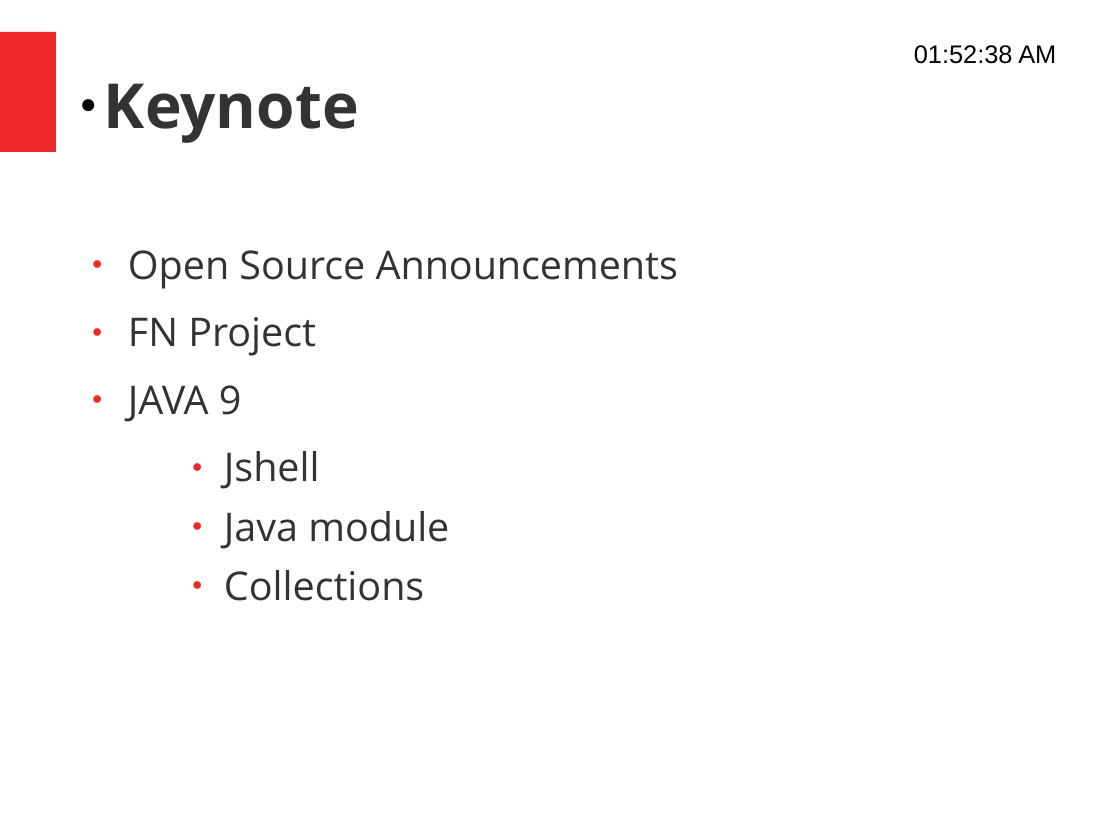
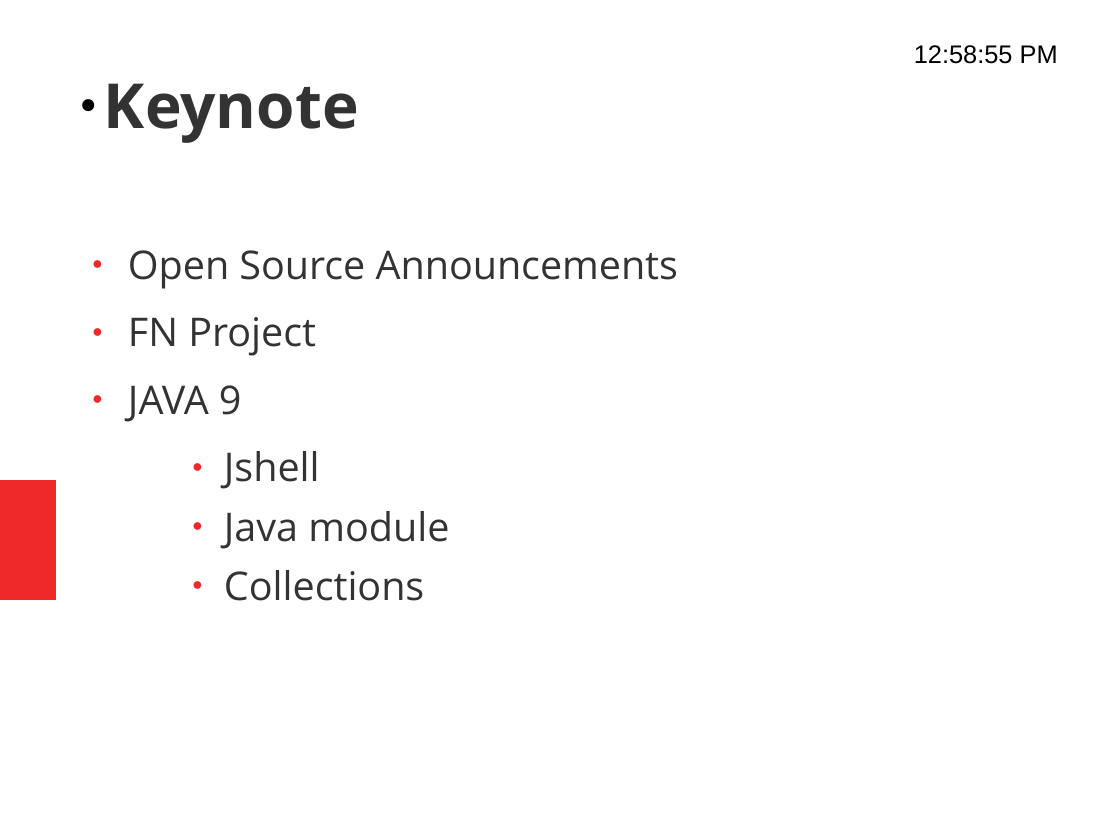
Before and after one commit to nizanthece/java-one, a slide deck: slide 2 of java-one-demo.pptx. Drawn at 1120x840 pixels with LibreOffice and Linux fonts; fonts in the diff are those of the drawing. Boxes give left, top, right and bottom in pixels: in the first picture for what was removed or moved away, otherwise in the second. Text is boxed around its words. In the diff, an @@ line names an element or a change of style, - is before the commit and + after.

Commit message:
added the updates

```diff
--- a/java-one-demo.pptx
+++ b/java-one-demo.pptx
@@ text at (x1=914, y1=45, x2=1058, y2=64): text changed @@
-01:52:38 AM
+12:58:55 PM
@@ rectangle moved from (x1=0, y1=32, x2=56, y2=151) to (x1=0, y1=480, x2=56, y2=600) @@
```
Also in this commit, not shown: 1 other slide changed, 5 slides added, 3 slides removed.
